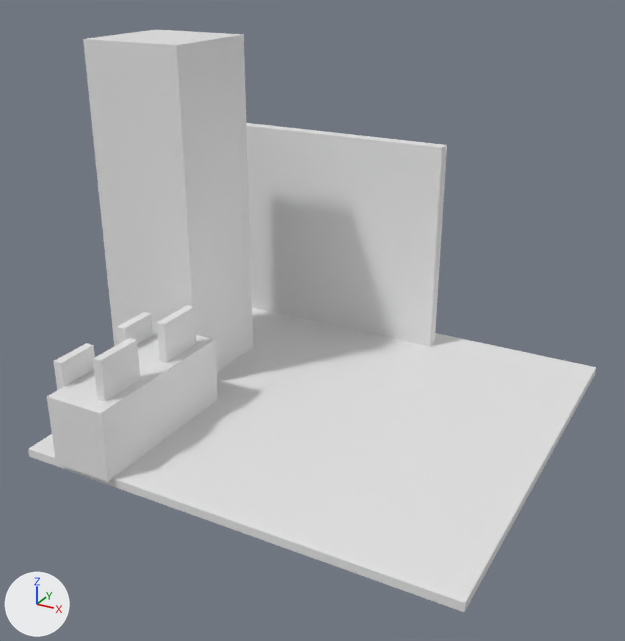
An edit to the OBJ model ressources/models/table_desk_1.obj, drawn before and after from the same camera.
Before and after are seen from a 50 mm camera at (21.0, -37.0, 19.0) aimed at (3.9, -5.8, 3.4). Arrows for +X, +Y and +Z are at lower left; the lights stay in place. Where no turn or scale is listed for an object, it has been applied to the vertices.

Names of what the first picture shows: 'BasicWall_Cube', 'FloorBlock_Cube.001', 'ObstacleWall_1_Cube.002', 'Table_1_Cube.003'.
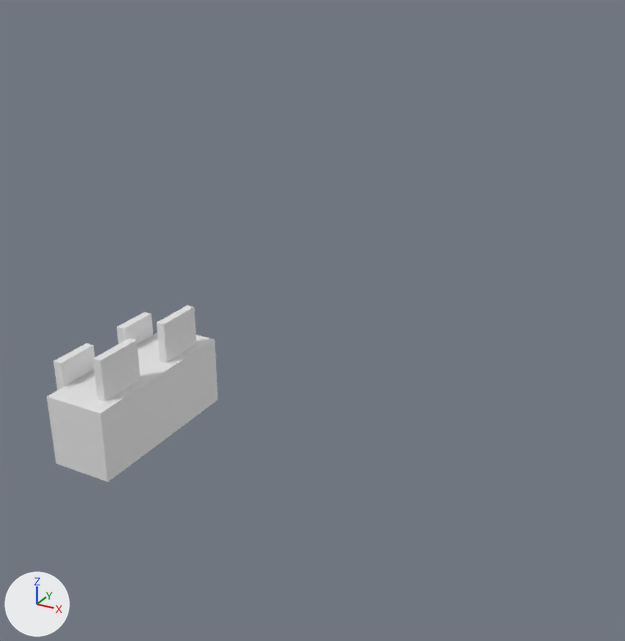
What changed in the scene script:
```text
Remove ob_basicwall_cube:
    ob_basicwall_cube = bpy.data.objects.new('BasicWall_Cube', me_basicwall_cube)
    ob_basicwall_cube.location = (0.0, 0.0, 0.0)
Remove ob_floorblock_cube_001:
    ob_floorblock_cube_001 = bpy.data.objects.new('FloorBlock_Cube.001', me_floorblock_cube_001)
    ob_floorblock_cube_001.location = (0.0, 0.0, 0.0)
Remove ob_obstaclewall_1_cube_002:
    ob_obstaclewall_1_cube_002 = bpy.data.objects.new('ObstacleWall_1_Cube.002', me_obstaclewall_1_cube_002)
    ob_obstaclewall_1_cube_002.location = (0.0, 0.0, 0.0)
```

What differs and where, as boxes (x1, y1, x2, y2) in the pictures (625 x 641 px):
'FloorBlock_Cube.001', deleted: before (28, 307, 596, 612)
'ObstacleWall_1_Cube.002', deleted: before (83, 30, 253, 372)
'BasicWall_Cube', deleted: before (246, 123, 447, 346)
